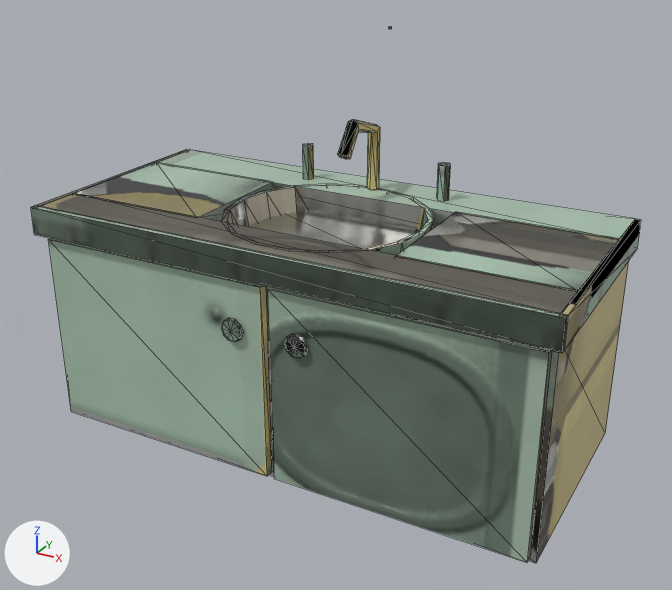
Renders of the FBX model art/house/v2/fbx/H_Vanity.fbx from each side of a commit.
Rendered twice from a 50 mm camera at (3.2, -5.79, 5.04) aimed at (0.1, -0.16, 2.22). Every picture has the same lights, and +X, +Y and +Z are marked at lower left. The picture after the commit comes second. Mesh edges are drawn as thin lines.

The older version as bpy lines, for what is in view:
```python
me_h_vanity = bpy.data.meshes.new('H_Vanity')
me_h_vanity.from_pydata(...)  # 298 vertices, 528 faces; spans x -2.05..2.05, y -1.02..0.9, z 1.0..4.04
me_h_vanity.materials.append(mat_h_bath)
# before: 12 (-2.01, -0.98, 2.82) at pixel (38, 206), 13 (2.01, -0.98, 2.82) at pixel (561, 314), 14 (2.01, -0.6, 2.82) at pixel (579, 290), 15 (-2.01, -0.6, 2.82) at pixel (73, 193), 20 (-2.01, 0.4, 2.82) at pixel (154, 162)
# before: 21 (2.01, 0.4, 2.82) at pixel (619, 239), 22 (2.01, 0.9, 2.82) at pixel (635, 218), 23 (-2.01, 0.9, 2.82) at pixel (189, 149), 48 (-2.05, -1.0, 2.6), 51 (-2.05, 0.9, 2.6)
# before: 52 (-2.05, -1.0, 2.82) at pixel (32, 206), 55 (-2.05, 0.9, 2.82) at pixel (186, 149), 57 (2.05, -1.0, 2.6) at pixel (563, 351), 58 (2.05, 0.9, 2.6) at pixel (637, 248), 61 (2.05, -1.0, 2.82) at pixel (567, 316)
# before: 62 (2.05, 0.9, 2.82) at pixel (641, 219)
ob_h_vanity = bpy.data.objects.new('H_Vanity', me_h_vanity)
ob_h_vanity.location = (0.0, 0.0, 0.0)
```
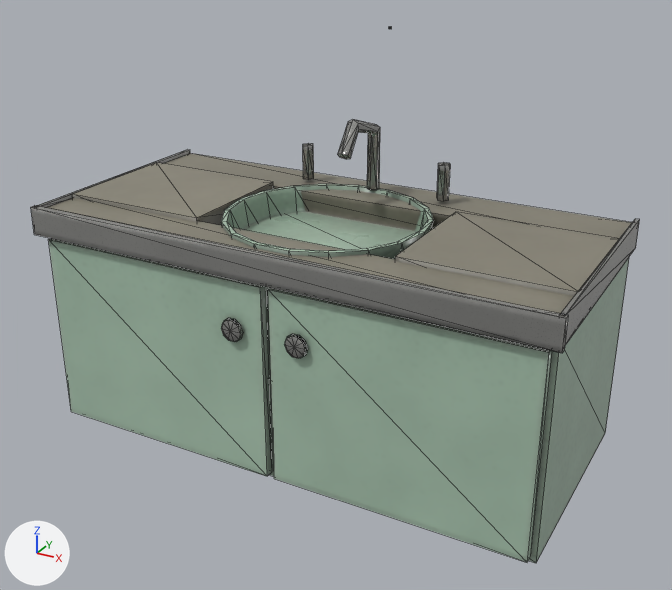
Pixel boxes (x1, y1, x2, y2) of what changed, in the pictures (672 x 590 px; the box of a moved part takes in the faces that stretch with it):
'H_Vanity', reshaped, surface changed: before (31, 27, 641, 563); after (31, 27, 640, 563)
part 1 of me_h_vanity, moved or reshaped: before (33, 149, 641, 350); after (35, 150, 640, 345)
part 2 of me_h_vanity, surface changed: (31, 27, 640, 563) in both

Patch to the scene script:
```diff
--- a/art/house/v2/fbx/H_Vanity.fbx.py
+++ b/art/house/v2/fbx/H_Vanity.fbx.py
@@ me_h_vanity @@
 me_h_vanity.from_pydata(...)  # 298 vertices, 528 faces; spans x -2.05..2.05, y -1.02..0.9, z 1.0..4.04
 # used by ob_h_vanity; location = (0.0, 0.0, 0.0)
+# me_h_vanity part 1
+for i in [*range(12, 16), *range(20, 24)]: me_h_vanity.vertices[i].co += Vector((0.0, 0.0, -0.03))
+for i in [57, 58, 61, 62]: me_h_vanity.vertices[i].co += Vector((-0.01, 0.0, 0.0))
+for i in [48, 51, 52, 55]: me_h_vanity.vertices[i].co += Vector((0.01, 0.0, 0.0))
+# me_h_vanity part 2: texture (UV) coordinates of 472 of 528 faces, centred in x -2.05..2.05, y -1.02..0.9, z 1.0..4.04, changed; they spanned u 0.0..1.0, v 0.0..0.99 and now span u 0.0..1.0, v 0.0..0.99
 me_h_vanity.materials.append(mat_h_bath)
```
